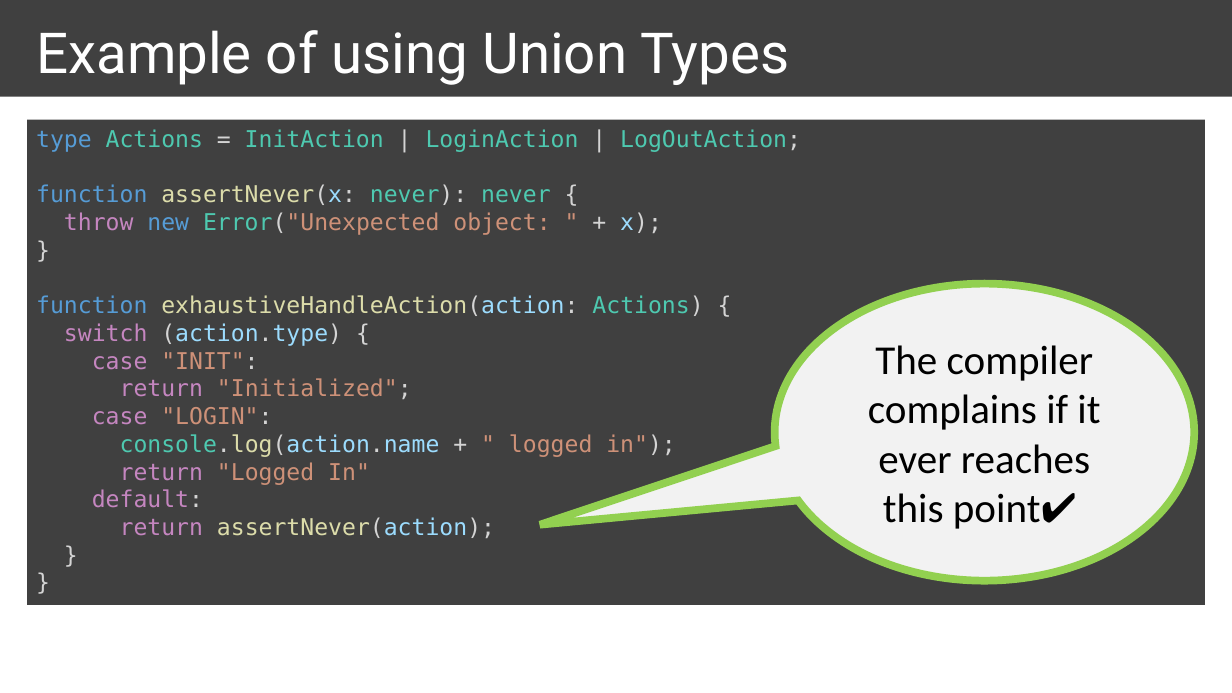
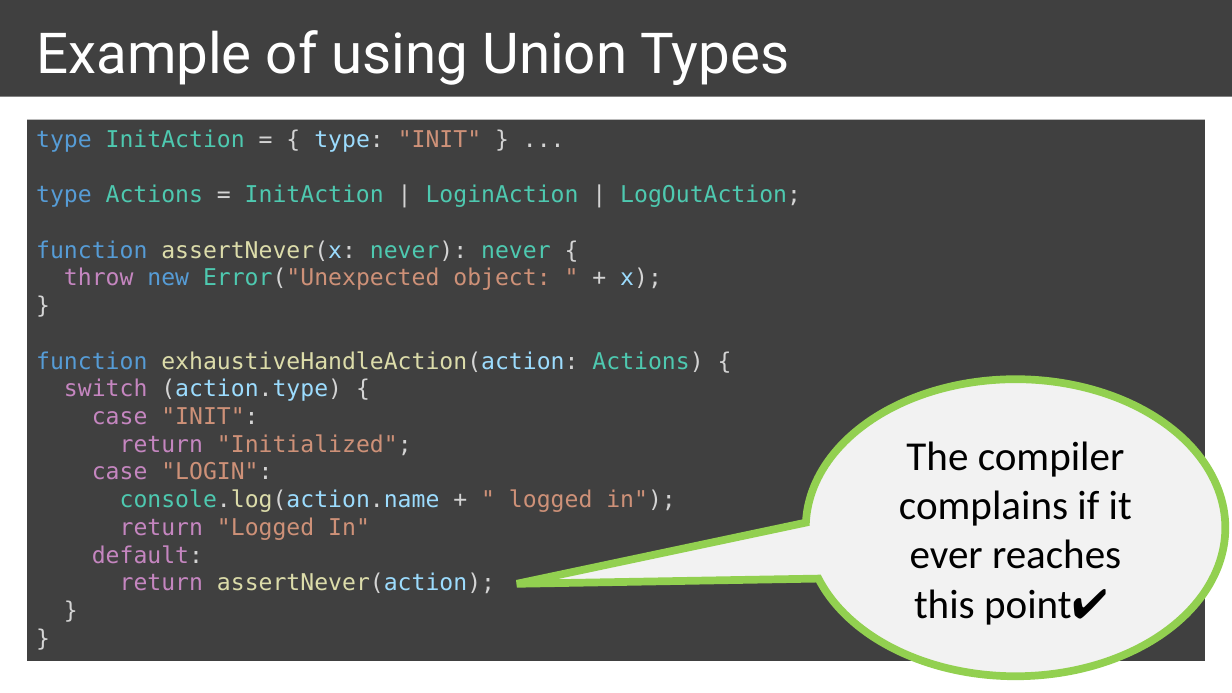
Before and after one commit to ymekesser/a-type-of-magic-presentation, a slide deck: slide 22 of a-type-of-magic.pptx. Drawn at 1232x693 pixels with LibreOffice and Linux fonts; fonts in the diff are those of the drawing. Boxes give left, top, right and bottom in pixels: in the first picture for what was removed or moved away, otherwise in the second. Text is boxed around its words. In the diff, an @@ line names an element or a change of style, - is before the commit and + after.

```diff
--- a/a-type-of-magic.pptx
+++ b/a-type-of-magic.pptx
@@ rectangle "type InitAction = { type: ..." resized from (x1=27, y1=120, x2=1205, y2=605) to (x1=27, y1=120, x2=1205, y2=662) @@
@@ text in rectangle at (x1=36, y1=129, x2=481, y2=152): paragraph added @@
+type InitAction = { type: "INIT" } ...
@@ speech bubble "The compiler complains if it ..." moved from (x1=775, y1=284, x2=1194, y2=581) to (x1=806, y1=379, x2=1226, y2=677) @@
@@ speech bubble "The compiler complains if it ..." at (x1=806, y1=379, x2=1226, y2=677): proportions changed @@
```
Also in this commit, not shown: 2 other slides changed, 2 slides added, 1 slide removed, 4 other files.
